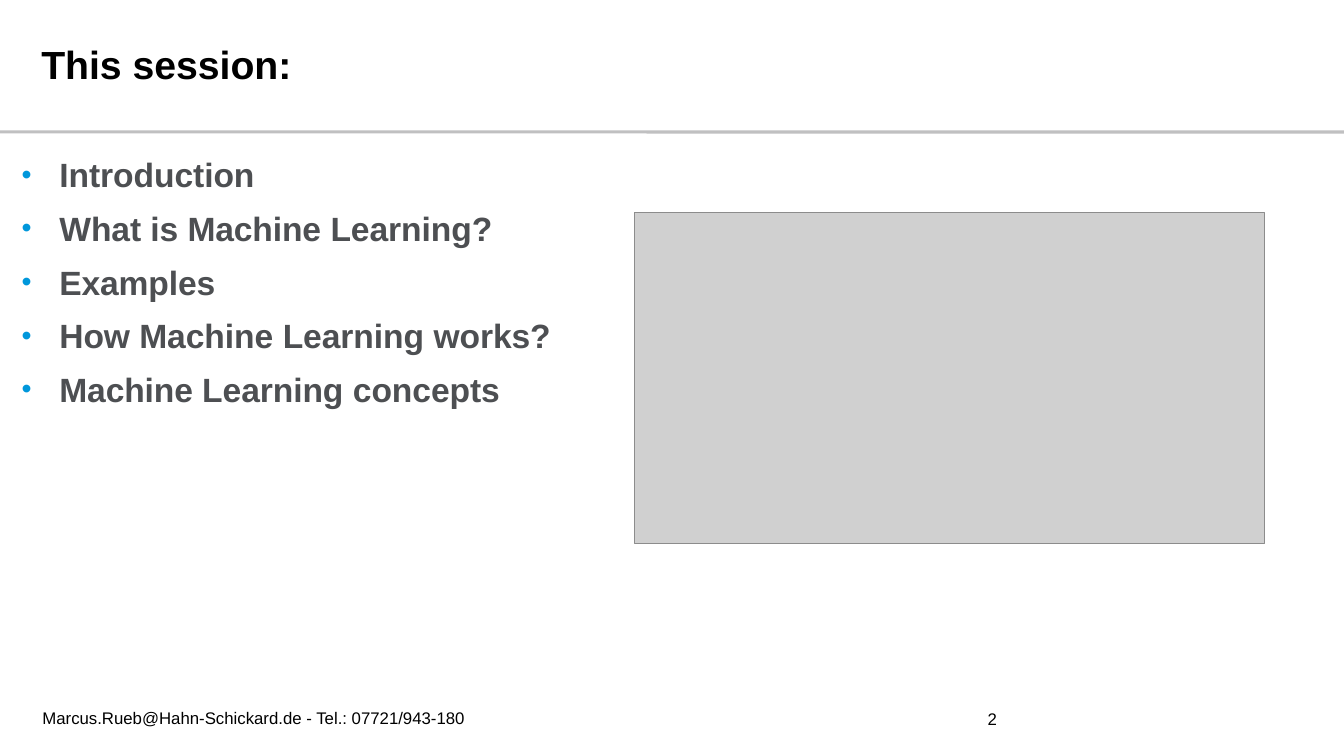
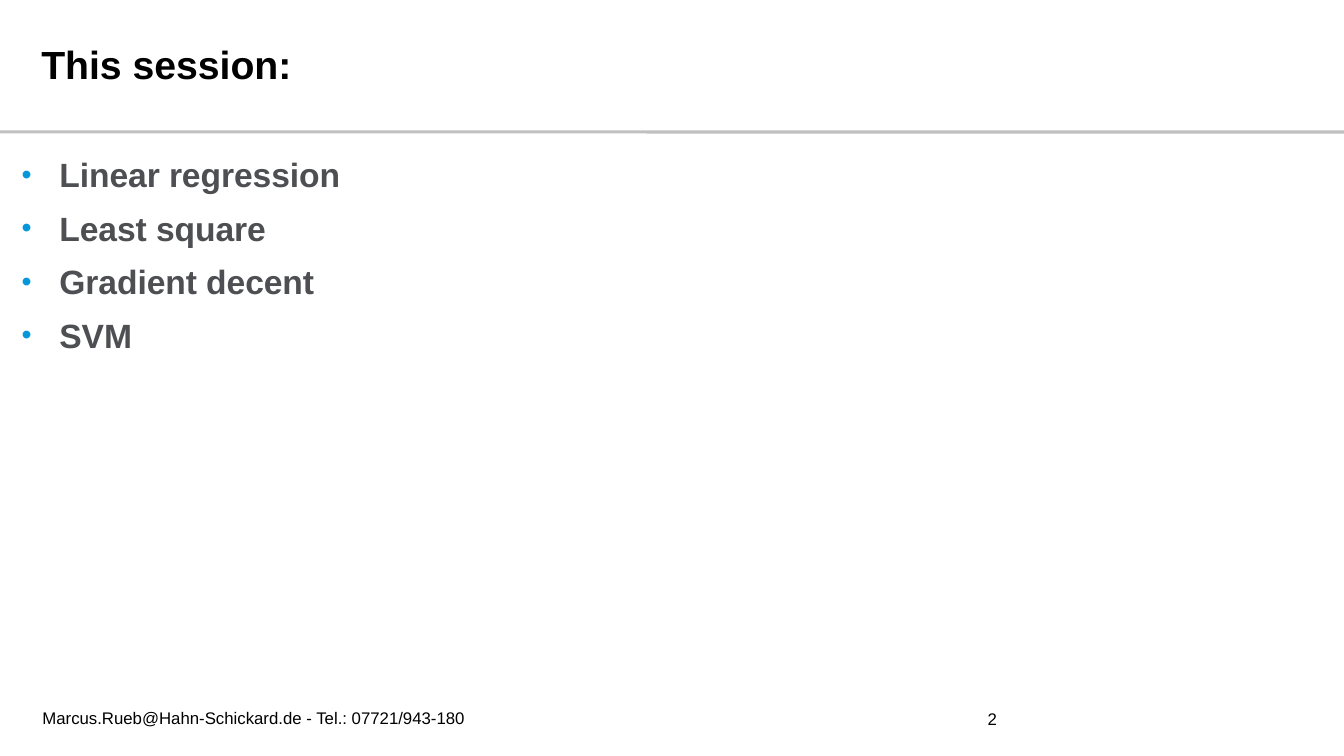
Before and after one commit to r1marcus/Fundamentals-of-Deep-Learning-HFU, a slide deck: slide 2 of Slides/02 - Linear Regression and Support Vector Machines/Linear Regression and Support Vector Machines.pptx. Drawn at 1344x756 pixels with LibreOffice and Linux fonts; fonts in the diff are those of the drawing; grey boxes stand for pictures; background and template pictures are left out. Boxes give left, top, right and bottom in pixels: in the first picture for what was removed or moved away, otherwise in the second. Text is boxed around its words. In the diff, an @@ line names an element or a change of style, - is before the commit and + after.

```diff
--- a/Slides/02 - Linear Regression and Support Vector Machines/Linear Regression and Support Vector Machines.pptx
+++ b/Slides/02 - Linear Regression and Support Vector Machines/Linear Regression and Support Vector Machines.pptx
@@ text at [59, 162, 340, 349]: text changed @@
-• Introduction
-• What is Machine Learning?
-• Examples
-• How Machine Learning works?
-• Machine Learning concepts
+• Linear regression
+• Least square
+• Gradient decent
+• SVM
@@ picture removed at [635, 213, 1265, 543] @@
```
Also in this commit, not shown: 10 other slides changed, 7 slides added, 1 slide removed, 11 other files.
